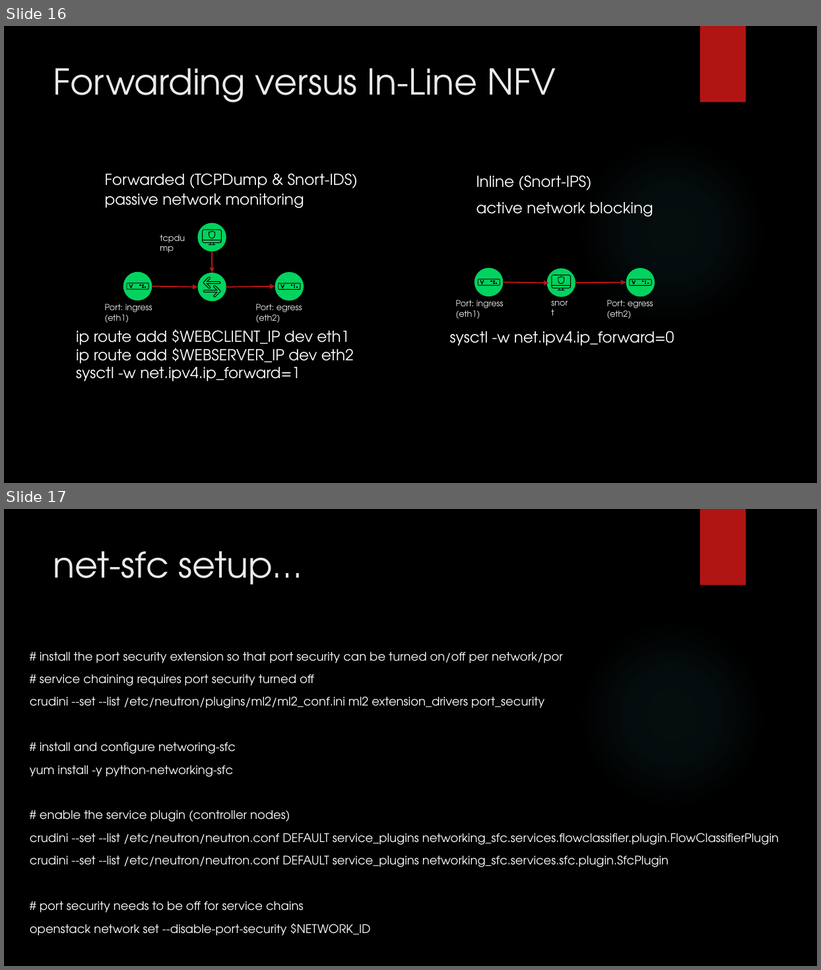
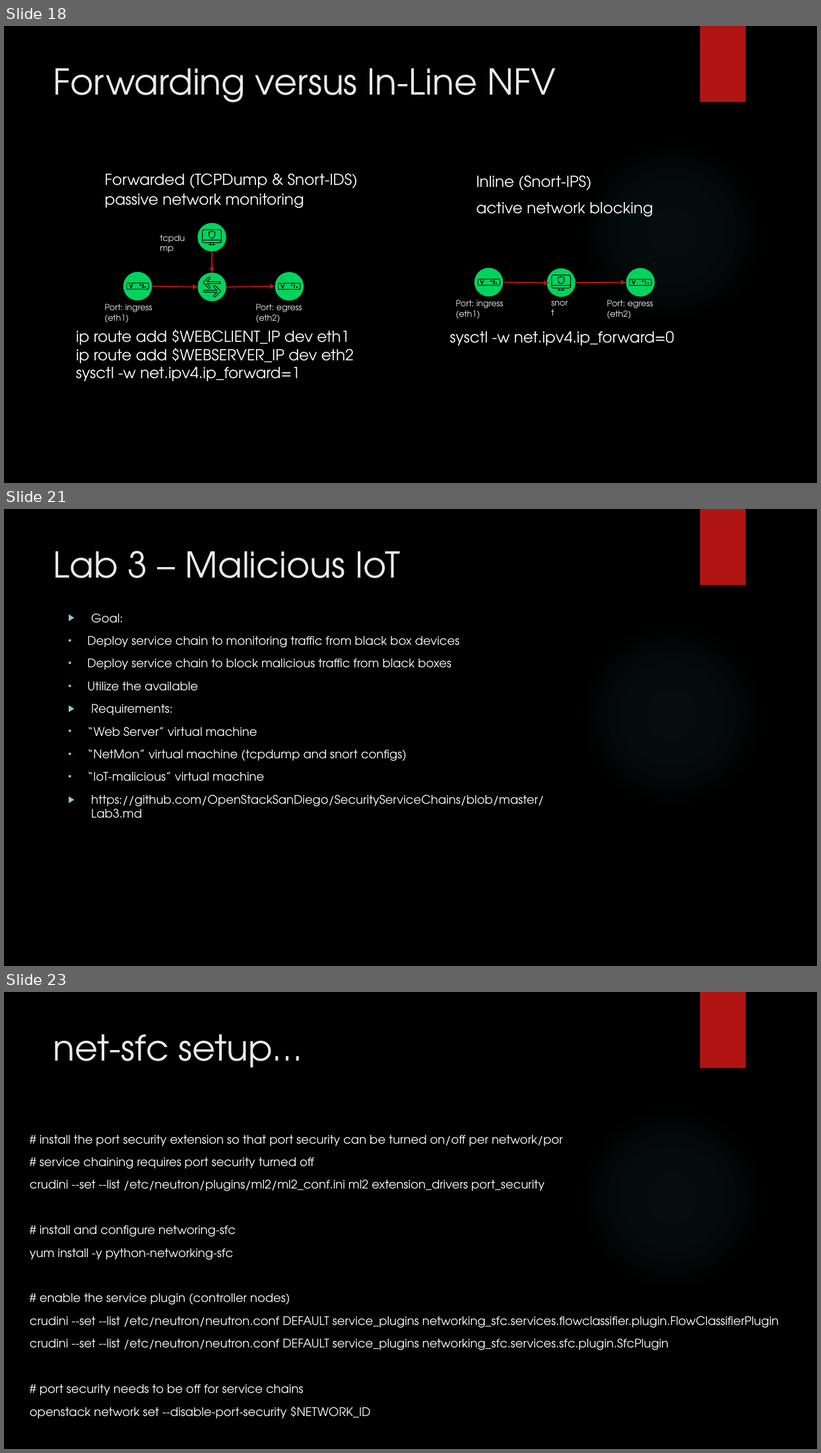
Before and after one commit to OpenStackSanDiego/SecurityServiceChains, a slide deck: Virtualized Security Functions in Layer 2.pptx. Shown one above the other, each under a label of ours: slides 16 and 17 before the commit, slides 18, 21 and 23 after it; the slides between them are not shown. The pictures are 821x970 and 821x1453 pixels, drawn with LibreOffice and Linux fonts; fonts in the diff are those of the drawing; background and template pictures are left out. Boxes give left, top, right and bottom in pixels: in the first picture for what was removed or moved away, otherwise in the second. Text is boxed around its words. In the diff, an @@ line names an element or a change of style, - is before the commit and + after.

```diff
--- a/Virtualized Security Functions in Layer 2.pptx
+++ b/Virtualized Security Functions in Layer 2.pptx
@@ slide 21 added at (x1=4, y1=509, x2=817, y2=966), background picture (left out); not listed: 2 template elements that a slide beside it also shows @@
@@ title added at (x1=54, y1=551, x2=400, y2=578), 42 pt, text #EBEBEB @@
+Lab 3 – Malicious IoT
@@ text added at (x1=87, y1=613, x2=544, y2=819), 14 pt, text #FFFFFF @@
+▶ Goal:
+• Deploy service chain to monitoring traffic from black box devices
+• Deploy service chain to block malicious traffic from black boxes
+• Utilize the available
+▶ Requirements:
+• “Web Server” virtual machine
+• “NetMon” virtual machine (tcpdump and snort configs)
+• “IoT-malicious” virtual machine
+▶ https://github.com/OpenStackSanDiego/SecurityServiceChains/blob/master/Lab3.md
@@ what was slide 16 is now slide 18 @@
@@ what was slide 17 is now slide 23 @@
```
Also in this commit, not shown: 1 slide changed, 5 other slides added, 7 other files.
